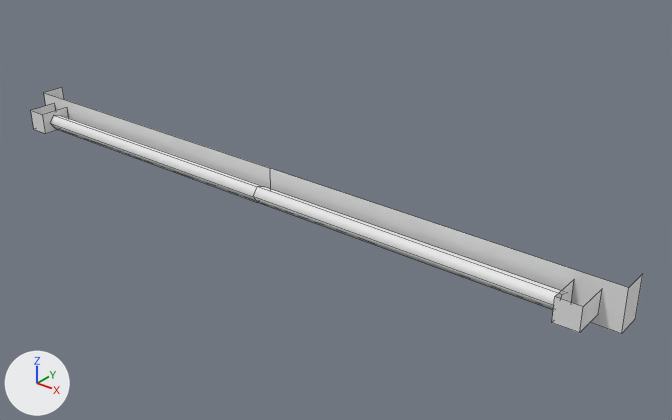
The FBX model Haha Funny Shoot Game/Assets/Art/Can/Models/Props/Lamp.fbx as it was, and as the next commit left it.
Camera for both pictures: a 50 mm lens placed at (1.929, -1.371, 0.877), pointed at (0.802, 0.038, 0.004). The lights are fixed; the arrows at lower left show +X, +Y and +Z. Mesh edges are drawn as thin lines. Where no turn or scale is listed for an object, it has been applied to the vertices. Vertices at the same position are counted once.
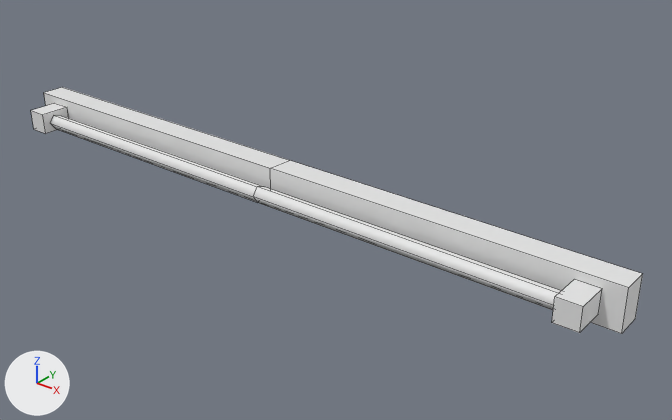
The edits, one by one:
me_cube_001 has 42 vertices, 22 faces and spans x -0.8..0.8, y -0.1..0.03, z 0.0..0.09.
me_cube_001 is used by ob_cube; location (0.676, 0.0, 0.0).
Verts and faces of me_cube_001; kept vertices keep their numbers, new ones are numbered from 42.
Before the commit, vertices of me_cube_001: 1 (0.8, 0.03, 0.09) at pixel (642, 273), 3 (0.8, -0.03, 0.09) at pixel (628, 287), 5 (0.75, -0.03, 0.07) at pixel (602, 288), 7 (0.75, -0.1, 0.07) at pixel (583, 306), 9 (0.7, -0.03, 0.07) at pixel (574, 279).
Before the commit, vertices of me_cube_001: 11 (0.7, -0.1, 0.07) at pixel (554, 296), 18 (-0.8, 0.03, 0.09) at pixel (62, 87), 20 (-0.8, -0.03, 0.09) at pixel (43, 92), 22 (-0.75, -0.03, 0.07) at pixel (54, 103), 24 (-0.75, -0.1, 0.07) at pixel (30, 110).
Before the commit, vertices of me_cube_001: 26 (-0.7, -0.03, 0.07) at pixel (67, 107), 28 (-0.7, -0.1, 0.07) at pixel (42, 114), 40 (0.0, -0.03, 0.09) at pixel (270, 168).
Part 1, on me_cube_001:
New vertex 42 is at (0.0, 0.03, 0.09), pixel (289, 160).
New faces: (1, 42, 40, 3), (5, 9, 11, 7), (18, 20, 40, 42), (22, 24, 28, 26).

Location of each change, (x1, y1, x2, y2) in pixels of the pictures (672 x 420 px):
part 1 of me_cube_001, added: after (31, 87, 642, 307)
